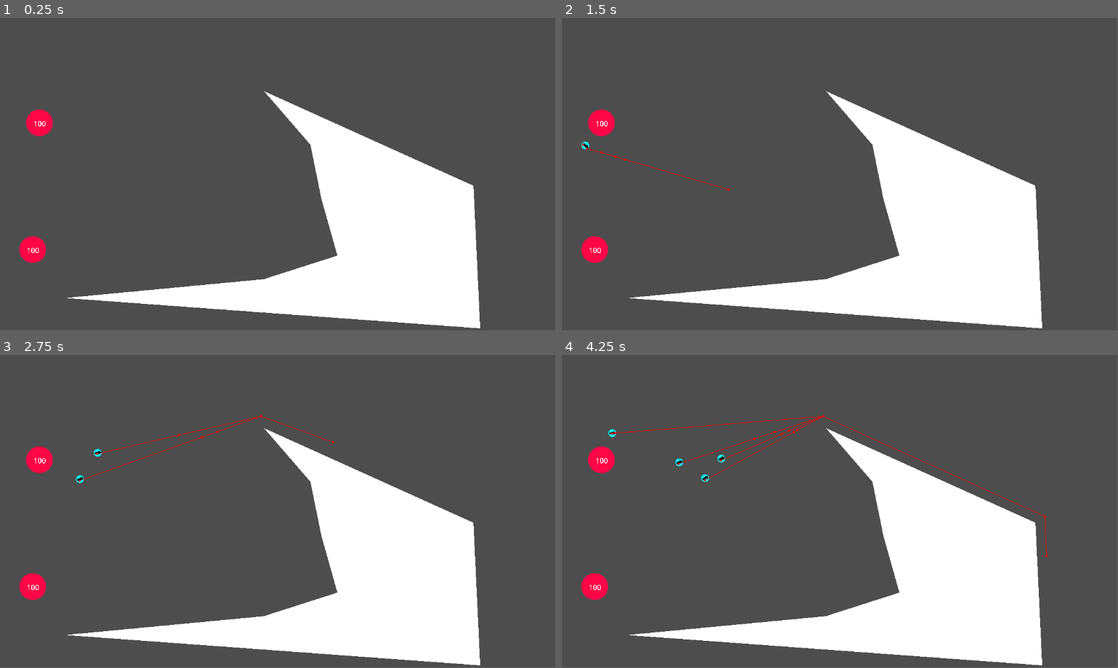
Above: before the commit, frames 1-4 (two rows, left to right).
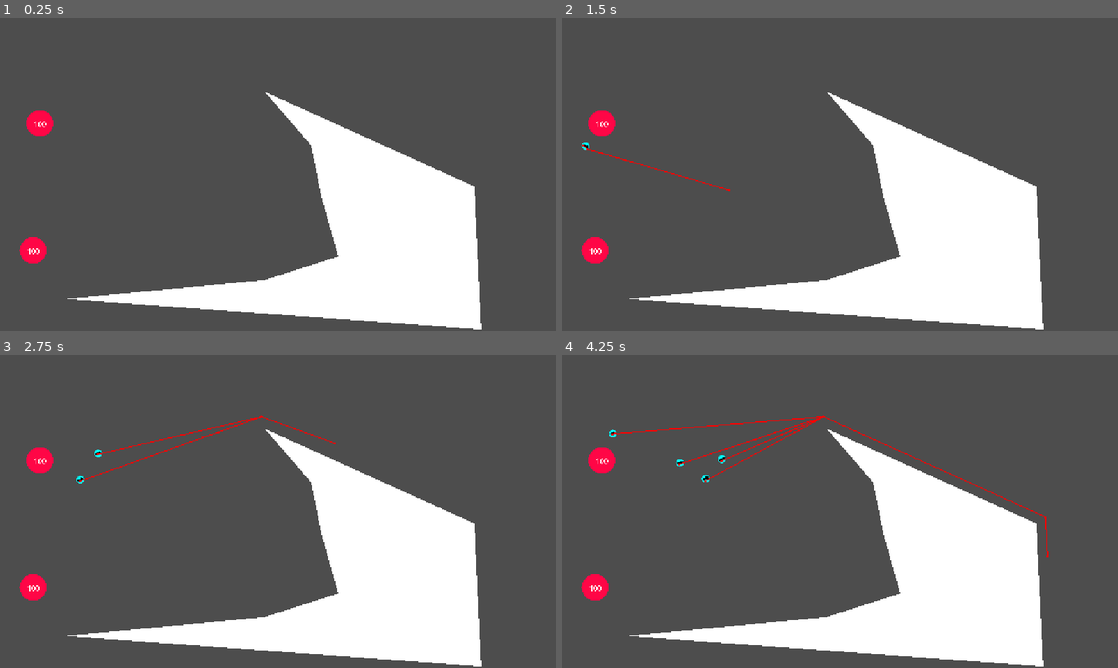
Above: after the commit, the same moments.

Repository: immortalbean/cluster
Game: Godot game, scene res://Scenes/game.tscn
The game is run twice, just before and just after one commit, with the same random seed, the same clock (stepped at 60 frames per second) and the same inputs.
Inputs (mouse positions are in pixels of both pictures, inside the frame that each line leads up to):
- Up to frame 1 (0.25 s): no input
- Up to frame 2 (1.5 s): tap Enter at 0.5 s; move the mouse to (962, 158) at 0.52 s; press the mouse at (962, 158) at 0.53 s; move the mouse to (728, 190) at 1.27 s; release the mouse at (728, 190) at 1.28 s; click (728, 190) at 1.35 s
- Up to frame 3 (2.75 s): move the mouse to (333, 442) at 2.02 s; press the mouse at (333, 442) at 2.03 s
- Up to frame 4 (4.25 s): move the mouse to (812, 574) at 2.77 s; release the mouse at (812, 574) at 2.78 s; click (812, 574) at 2.85 s; move the mouse to (1006, 558) at 3.52 s; press the mouse at (1006, 558) at 3.53 s
The window is 799x449 before the commit and 800x450 after it. Grey fills any space a smaller window leaves; there, only what the larger window draws over its background counts as a difference.

The runs differ from the first frame. In frame 1, 0.8% of the frame differs, in the area x 3-87%, y 23-100%; in frame 2, 1.0%; in frame 3, 1.2%; in frame 4, 1.6%, in the area x 3-88%, y 19-100%.

Commit message:
changed rendering
basically just made resolution work right

Diff:
--- a/project.godot
+++ b/project.godot
@@ -15,6 +15,11 @@
 config/features=PackedStringArray("4.4", "Mobile")
 config/icon="res://icon.svg"
 
+[display]
+
+window/stretch/mode="canvas_items"
+window/stretch/aspect="keep_height"
+
 [input]
 
 click={
